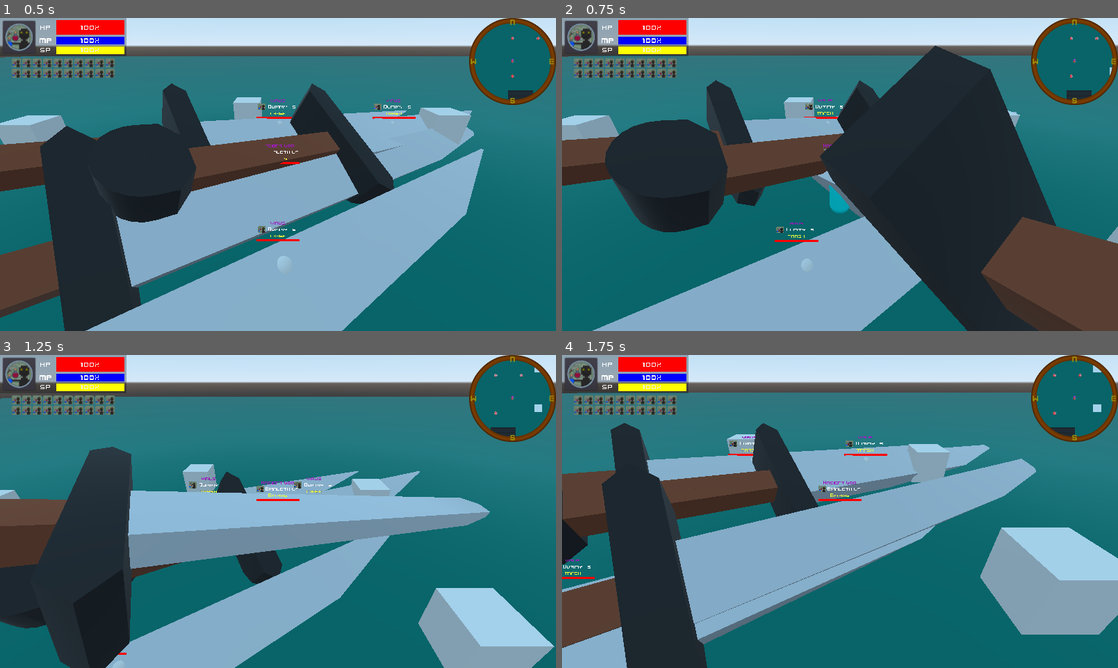
Above: before the commit, frames 1-4 (two rows, left to right).
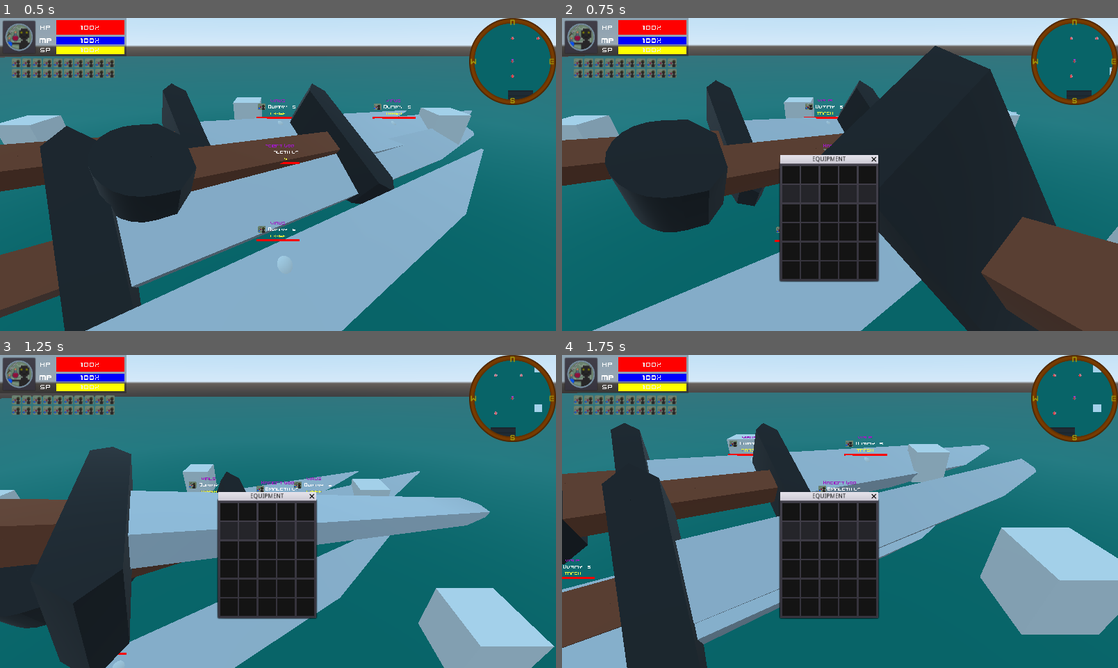
Above: after the commit, the same moments.

Repository: Emaleth/Aether_client
Game: Godot game, scene res://src/world/World.tscn
The game is run twice, just before and just after one commit, with the same random seed, the same clock (stepped at 60 frames per second) and the same inputs.
Inputs (mouse positions are in pixels of both pictures, inside the frame that each line leads up to):
- Up to frame 1 (0.5 s): no input
- Up to frame 2 (0.75 s): move the mouse to (962, 158) at 0.52 s; hold D (move_right) from 0.53 s (still down); tap C (character) at 0.6 s; click (962, 158) at 0.67 s
- Up to frame 3 (1.25 s): keep holding D (move_right); tap Space (jump) at 0.77 s
- Up to frame 4 (1.75 s): release D (move_right) at 1.25 s; drag from (728, 527) to (812, 574) at 1.27 s

Frame 1 is identical in both runs. In frame 2, 6.9% of the frame differs, in the area x 39-58%, y 43-85%; in frame 3, 7.1%; in frame 4, 7.3%.

Commit message:
started working on eq

Diff:
--- a/NameResHud.tres
+++ /dev/null
@@ -1,11 +0,0 @@
-[gd_resource type="SpatialMaterial" format=2]
-
-[resource]
-resource_local_to_scene = true
-flags_transparent = true
-flags_unshaded = true
-flags_fixed_size = true
-flags_do_not_receive_shadows = true
-flags_disable_ambient_light = true
-params_billboard_mode = 1
-params_billboard_keep_scale = true
--- a/src/actors/player/Player.gd
+++ b/src/actors/player/Player.gd
@@ -21,6 +21,7 @@
 	make_inv()
 	get_test_items()
 	$GUI.configure_inv(inventory)
+	$GUI.configure_eq(equipment)
 
 func _process(delta: float) -> void:
 	get_input()
--- a/src/gui/GUI.gd
+++ b/src/gui/GUI.gd
@@ -16,6 +16,11 @@
 			$Inventory.show()
 		else:
 			$Inventory.hide()
+	if Input.is_action_just_pressed("character"):
+		if $Equipment.visible == false:
+			$Equipment.show()
+		else:
+			$Equipment.hide()
 
 func conf(resources, minimap_camera_remote_transform):
 	$Progress.health_bar.conf(tr("00006"), resources.health.maximum, resources.health.current, Color(1, 0, 0, 1))
@@ -49,3 +54,6 @@
 
 func configure_inv(inv):
 	$Inventory.conf(inv)
+
+func configure_eq(eq):
+	$Equipment.conf(eq)
--- a/src/gui/GUI.tscn
+++ b/src/gui/GUI.tscn
@@ -6,6 +6,7 @@
 [ext_resource path="res://src/gui/chatbox/ChatBox.tscn" type="PackedScene" id=4]
 [ext_resource path="res://src/gui/w_base/inventory/Inventory.tscn" type="PackedScene" id=5]
 [ext_resource path="res://src/gui/map/Map.tscn" type="PackedScene" id=6]
+[ext_resource path="res://src/gui/eq/Equipment.tscn" type="PackedScene" id=7]
 
 [sub_resource type="Shader" id=1]
 code = "shader_type canvas_item;
@@ -57,3 +58,9 @@
 margin_right = 151.0
 margin_bottom = 98.0
 rect_scale = Vector2( 0.8, 0.8 )
+
+[node name="Equipment" parent="." instance=ExtResource( 7 )]
+margin_left = 502.466
+margin_top = 334.977
+margin_right = 550.466
+margin_bottom = 374.977
--- /dev/null
+++ b/src/gui/NullSlot.tscn
@@ -0,0 +1,9 @@
+[gd_scene format=2]
+
+[node name="NullSlot" type="Panel"]
+margin_right = 40.0
+margin_bottom = 40.0
+rect_min_size = Vector2( 40, 40 )
+__meta__ = {
+"_edit_use_anchors_": false
+}
--- /dev/null
+++ b/src/gui/eq/Equipment.gd
@@ -0,0 +1,49 @@
+extends WindowDialog
+
+
+var actor_eq
+
+var source_slot = {
+	"slot" : null,
+	"item" : "",
+	"quantity" : 0,
+}
+var target_slot = {
+	"slot" : null,
+	"item" : "",
+	"quantity" : 0,
+}
+
+func _ready() -> void:
+	window_title = tr("00013")
+
+func _on_MarginContainer_sort_children() -> void:
+	rect_min_size = $MarginContainer.rect_min_size
+	rect_size = $MarginContainer.rect_size
+
+func conf(eq : Dictionary):
+	actor_eq = eq
+	for i in actor_eq:
+		print(i)
+#		print(actor_eq.get(i))
+#		print(actor_eq.get(i).slot)
+#		print(actor_eq.get(i).item)
+#		var new_slot = slot_path.instance()
+#		slot_grid.add_child(new_slot)
+#		actor_eq.get(i).slot_node = new_slot
+#		new_slot.conf(self, actor_eq.get(i).item, actor_eq.get(i).quantity, i)
+##	print(actor_inv)
+
+func can_drop_data(position: Vector2, data) -> bool:
+#	print(actor_inv)
+	return false
+
+
+func conf_slots():
+	$slot.type = "mainhand"
+	$slot.type = "offhand"
+	$slot.type = "boots"
+	$slot.type = "gloves"
+	$slot.type = "torso"
+	$slot.type = "helmet"
+	$slot.type = "cape"
--- /dev/null
+++ b/src/gui/eq/Equipment.tscn
@@ -0,0 +1,181 @@
+[gd_scene load_steps=4 format=2]
+
+[ext_resource path="res://src/gui/eq/Equipment.gd" type="Script" id=1]
+[ext_resource path="res://src/gui/w_base/slot/Slot.tscn" type="PackedScene" id=2]
+[ext_resource path="res://src/gui/NullSlot.tscn" type="PackedScene" id=3]
+
+[node name="Equipment" type="WindowDialog"]
+margin_left = 317.5
+margin_top = 269.623
+margin_right = 365.5
+margin_bottom = 309.623
+size_flags_horizontal = 4
+size_flags_vertical = 4
+script = ExtResource( 1 )
+__meta__ = {
+"_edit_use_anchors_": false
+}
+
+[node name="MarginContainer" type="MarginContainer" parent="."]
+margin_right = 40.0
+margin_bottom = 40.0
+mouse_filter = 2
+custom_constants/margin_right = 5
+custom_constants/margin_top = 5
+custom_constants/margin_left = 5
+custom_constants/margin_bottom = 5
+__meta__ = {
+"_edit_use_anchors_": false
+}
+
+[node name="VBoxContainer" type="VBoxContainer" parent="MarginContainer"]
+margin_left = 5.0
+margin_top = 5.0
+margin_right = 221.0
+margin_bottom = 265.0
+alignment = 1
+
+[node name="TrinketRow" type="HBoxContainer" parent="MarginContainer/VBoxContainer"]
+margin_right = 216.0
+margin_bottom = 40.0
+alignment = 1
+
+[node name="Slot" parent="MarginContainer/VBoxContainer/TrinketRow" instance=ExtResource( 2 )]
+
+[node name="Slot2" parent="MarginContainer/VBoxContainer/TrinketRow" instance=ExtResource( 2 )]
+margin_left = 44.0
+margin_right = 84.0
+
+[node name="Slot3" parent="MarginContainer/VBoxContainer/TrinketRow" instance=ExtResource( 2 )]
+margin_left = 88.0
+margin_right = 128.0
+
+[node name="Slot4" parent="MarginContainer/VBoxContainer/TrinketRow" instance=ExtResource( 2 )]
+margin_left = 132.0
+margin_right = 172.0
+
+[node name="Slot5" parent="MarginContainer/VBoxContainer/TrinketRow" instance=ExtResource( 2 )]
+margin_left = 176.0
+margin_right = 216.0
+
+[node name="HeadRow" type="HBoxContainer" parent="MarginContainer/VBoxContainer"]
+margin_top = 44.0
+margin_right = 216.0
+margin_bottom = 84.0
+alignment = 1
+
+[node name="NullSlot" parent="MarginContainer/VBoxContainer/HeadRow" instance=ExtResource( 3 )]
+
+[node name="NullSlot2" parent="MarginContainer/VBoxContainer/HeadRow" instance=ExtResource( 3 )]
+margin_left = 44.0
+margin_right = 84.0
+
+[node name="Slot" parent="MarginContainer/VBoxContainer/HeadRow" instance=ExtResource( 2 )]
+margin_left = 88.0
+margin_right = 128.0
+
+[node name="NullSlot3" parent="MarginContainer/VBoxContainer/HeadRow" instance=ExtResource( 3 )]
+margin_left = 132.0
+margin_right = 172.0
+
+[node name="NullSlot4" parent="MarginContainer/VBoxContainer/HeadRow" instance=ExtResource( 3 )]
+margin_left = 176.0
+margin_right = 216.0
+
+[node name="ChestRow" type="HBoxContainer" parent="MarginContainer/VBoxContainer"]
+margin_top = 88.0
+margin_right = 216.0
+margin_bottom = 128.0
+alignment = 1
+
+[node name="Slot" parent="MarginContainer/VBoxContainer/ChestRow" instance=ExtResource( 2 )]
+
+[node name="Slot2" parent="MarginContainer/VBoxContainer/ChestRow" instance=ExtResource( 2 )]
+margin_left = 44.0
+margin_right = 84.0
+
+[node name="Slot3" parent="MarginContainer/VBoxContainer/ChestRow" instance=ExtResource( 2 )]
+margin_left = 88.0
+margin_right = 128.0
+
+[node name="Slot4" parent="MarginContainer/VBoxContainer/ChestRow" instance=ExtResource( 2 )]
+margin_left = 132.0
+margin_right = 172.0
+
+[node name="Slot5" parent="MarginContainer/VBoxContainer/ChestRow" instance=ExtResource( 2 )]
+margin_left = 176.0
+margin_right = 216.0
+
+[node name="BeltRow" type="HBoxContainer" parent="MarginContainer/VBoxContainer"]
+margin_top = 132.0
+margin_right = 216.0
+margin_bottom = 172.0
+alignment = 1
+
+[node name="Slot" parent="MarginContainer/VBoxContainer/BeltRow" instance=ExtResource( 2 )]
+
+[node name="Slot2" parent="MarginContainer/VBoxContainer/BeltRow" instance=ExtResource( 2 )]
+margin_left = 44.0
+margin_right = 84.0
+
+[node name="Slot3" parent="MarginContainer/VBoxContainer/BeltRow" instance=ExtResource( 2 )]
+margin_left = 88.0
+margin_right = 128.0
+
+[node name="Slot4" parent="MarginContainer/VBoxContainer/BeltRow" instance=ExtResource( 2 )]
+margin_left = 132.0
+margin_right = 172.0
+
+[node name="Slot5" parent="MarginContainer/VBoxContainer/BeltRow" instance=ExtResource( 2 )]
+margin_left = 176.0
+margin_right = 216.0
+
+[node name="LegRow" type="HBoxContainer" parent="MarginContainer/VBoxContainer"]
+margin_top = 176.0
+margin_right = 216.0
+margin_bottom = 216.0
+alignment = 1
+
+[node name="Slot" parent="MarginContainer/VBoxContainer/LegRow" instance=ExtResource( 2 )]
+
+[node name="Slot2" parent="MarginContainer/VBoxContainer/LegRow" instance=ExtResource( 2 )]
+margin_left = 44.0
+margin_right = 84.0
+
+[node name="Slot3" parent="MarginContainer/VBoxContainer/LegRow" instance=ExtResource( 2 )]
+margin_left = 88.0
+margin_right = 128.0
+
+[node name="Slot4" parent="MarginContainer/VBoxContainer/LegRow" instance=ExtResource( 2 )]
+margin_left = 132.0
+margin_right = 172.0
+
+[node name="Slot5" parent="MarginContainer/VBoxContainer/LegRow" instance=ExtResource( 2 )]
+margin_left = 176.0
+margin_right = 216.0
+
+[node name="FeetRow" type="HBoxContainer" parent="MarginContainer/VBoxContainer"]
+margin_top = 220.0
+margin_right = 216.0
+margin_bottom = 260.0
+alignment = 1
+
+[node name="Slot" parent="MarginContainer/VBoxContainer/FeetRow" instance=ExtResource( 2 )]
+
+[node name="Slot2" parent="MarginContainer/VBoxContainer/FeetRow" instance=ExtResource( 2 )]
+margin_left = 44.0
+margin_right = 84.0
+
+[node name="Slot3" parent="MarginContainer/VBoxContainer/FeetRow" instance=ExtResource( 2 )]
+margin_left = 88.0
+margin_right = 128.0
+
+[node name="Slot4" parent="MarginContainer/VBoxContainer/FeetRow" instance=ExtResource( 2 )]
+margin_left = 132.0
+margin_right = 172.0
+
+[node name="Slot5" parent="MarginContainer/VBoxContainer/FeetRow" instance=ExtResource( 2 )]
+margin_left = 176.0
+margin_right = 216.0
+
+[connection signal="sort_children" from="MarginContainer" to="." method="_on_MarginContainer_sort_children"]
Not shown: 1 places in src/gui/GUI.tscn that only renumber resources
Not shown, changed: README.md
